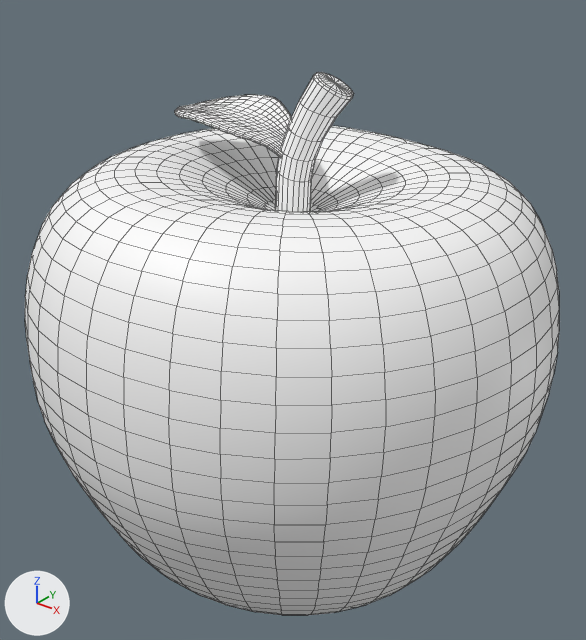
Before and after pictures for a commit that changed the FBX model Assets/Graphic/Models/Objects/apple.fbx.
The view is the same before and after, from a camera (50 mm lens) standing at (0.355, -0.443, 0.272) and looking at (-0.001, 0.002, -0.004). The axes (+X, +Y, +Z) are drawn at lower left. The lights are the same throughout. Mesh edges are drawn as thin lines. Where no turn or scale is listed for an object, it has been applied to the vertices.

The first picture shows 'Apple'.
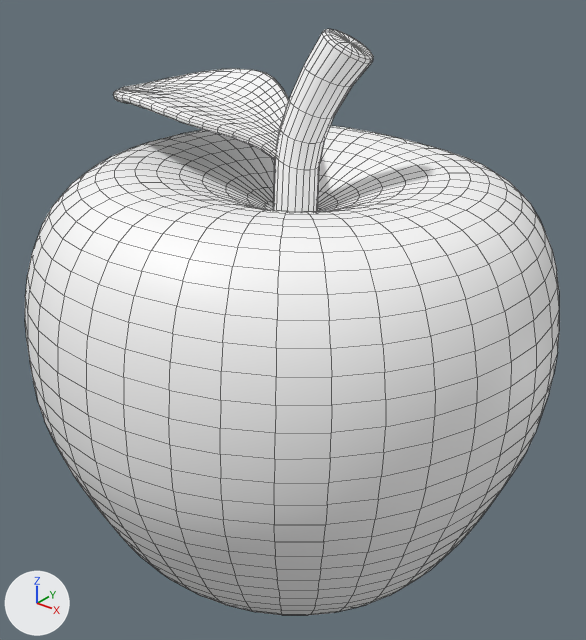
Pixel boxes (x1, y1, x2, y2) of what changed, in the pictures (586 x 640 px; the box of a moved part takes in the faces that stretch with it):
```json
{"object": "Apple", "change": "reshaped", "before": [25, 72, 559, 615], "after": [25, 29, 559, 615], "on screen": "8% taller"}
{"part": 1, "of": "me_mesh", "change": "moved or reshaped", "before": [275, 72, 354, 212], "after": [273, 29, 373, 212]}
{"part": 2, "of": "me_mesh", "change": "moved or reshaped", "before": [175, 95, 292, 158], "after": [113, 69, 289, 161]}
```

The change, as JSON lines over the scene's bpy script:
```json
{"block": "me_mesh", "where": "# used by ob_apple; location = (0.0, 0.0, 0.0)"}
{"op": "remove", "block": "me_mesh", "code": "me_mesh.from_pydata(...)  # 2356 vertices, 2336 faces; spans x -0.198..0.196, y -0.196..0.197, z -0.227..0.184"}
{"op": "add", "block": "me_mesh", "code": "me_mesh.from_pydata(...)  # 2356 vertices, 2336 faces; spans x -0.198..0.196, y -0.196..0.197, z -0.227..0.212"}
{"block": "me_mesh", "change": "me_mesh part 1: the loose piece of 161 vertices spanning x -0.013..0.04, y -0.013..0.026, z 0.075..0.184 is scaled about its middle by 1.24, then moved by (0.007, 0.0, 0.015)"}
{"block": "me_mesh", "change": "me_mesh part 2: 633 of 2356 vertices moved; they spanned x -0.114..0.002, y -0.04..0.039, z 0.123..0.156 and now span x -0.179..0.007, y -0.062..0.061, z 0.115..0.17; mean shift (-0.022, 0.001, 0.004); largest move (-0.114, 0.0, 0.144) -> (-0.179, 0.0, 0.151)"}
```
